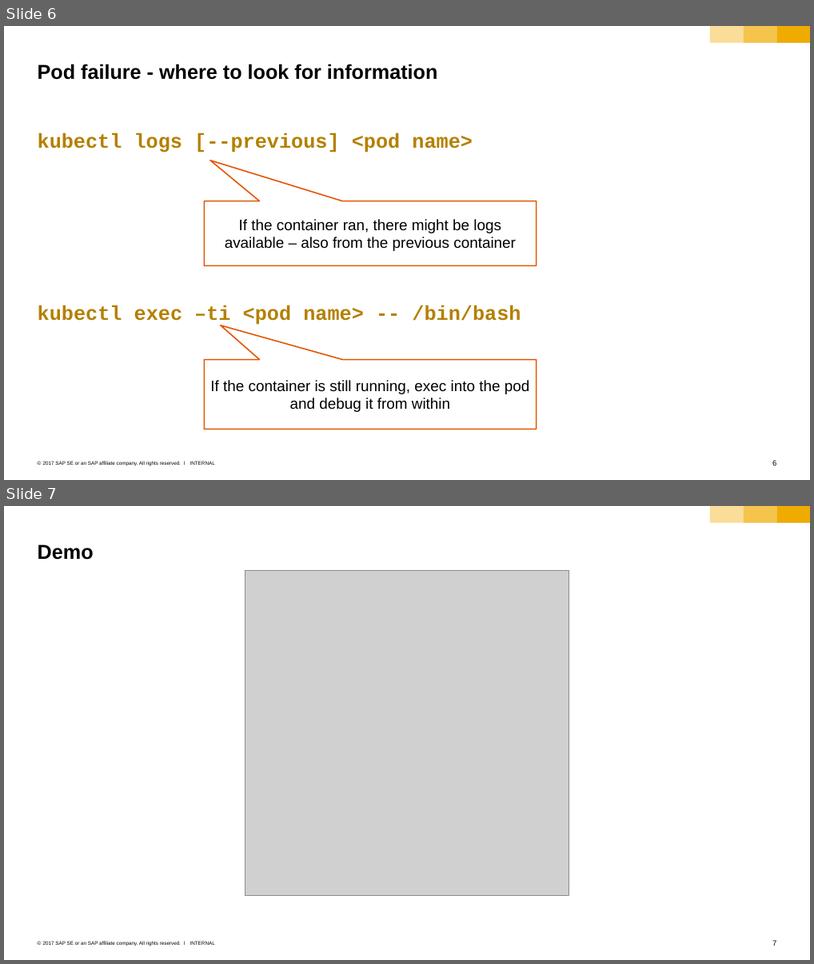
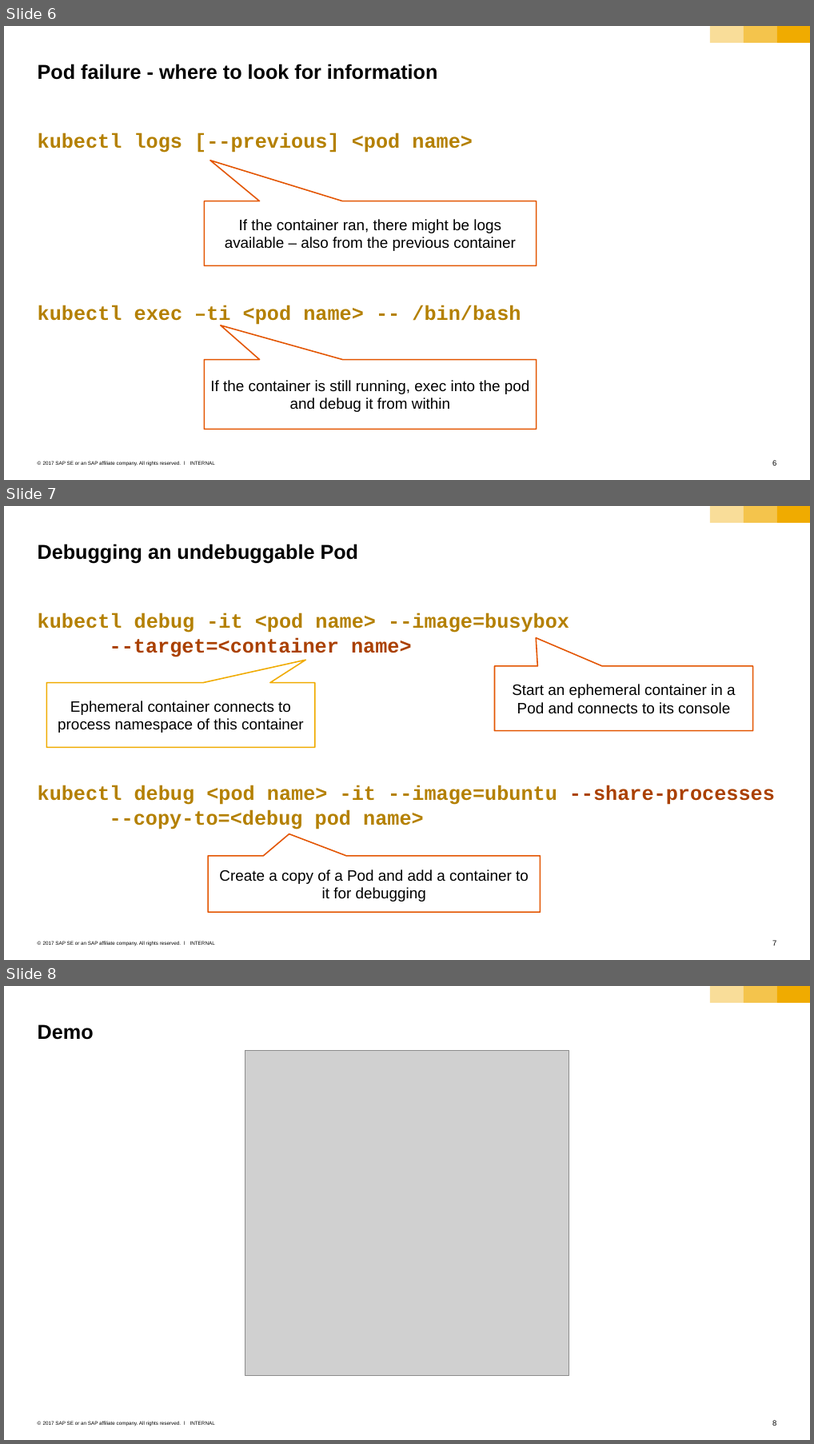
Before and after one commit to sriramrokkam/k8s-training, a slide deck: kubernetes/06_troubleshooting.pptx. Shown one above the other, each under a label of ours: slides 6 and 7 before the commit, slides 6, 7 and 8 after it. The pictures are 814x964 and 814x1444 pixels, drawn with LibreOffice and Linux fonts; fonts in the diff are those of the drawing; grey boxes stand for pictures. Boxes give left, top, right and bottom in pixels: in the first picture for what was removed or moved away, otherwise in the second. Text is boxed around its words. In the diff, an @@ line names an element or a change of style, - is before the commit and + after.

Commit message:
feat: add information about ephemeral pods

```diff
--- a/kubernetes/06_troubleshooting.pptx
+++ b/kubernetes/06_troubleshooting.pptx
@@ slide 7 added at bbox=[4, 506, 810, 960], background #FFFFFF; not listed: 6 template elements that a slide beside it also shows @@
@@ title added at bbox=[38, 544, 359, 564], 24 pt, text #000000, bold @@
+Debugging an undebuggable Pod
@@ text added at bbox=[38, 613, 570, 657], 24 pt, text #B48000, bold @@
+kubectl debug -it <pod name> --image=busybox
+--target=<container name>
@@ speech box added at bbox=[495, 665, 754, 730], fill #FFFFFF, outline #E35500 1.5 pt, 18 pt, text #000000 @@
+Start an ephemeral container in a Pod and connects to its console
@@ speech box added at bbox=[47, 683, 315, 747], fill #FFFFFF, outline #F0AB00 1.5 pt, 18 pt, text #000000 @@
+Ephemeral container connects to process namespace of this container
@@ text added at bbox=[38, 785, 775, 829], 24 pt, text #B48000, bold @@
+kubectl debug <pod name> -it --image=ubuntu --share-processes
+--copy-to=<debug pod name>
@@ speech box added at bbox=[208, 856, 540, 912], fill #FFFFFF, outline #E35500 1.5 pt, 18 pt, text #000000 @@
+Create a copy of a Pod and add a container to it for debugging
@@ what was slide 7 is now slide 8 @@
@@ page number at bbox=[773, 1420, 777, 1428]: text changed @@
-7
+8
```
Also in this commit, not shown: 2 slides changed.
